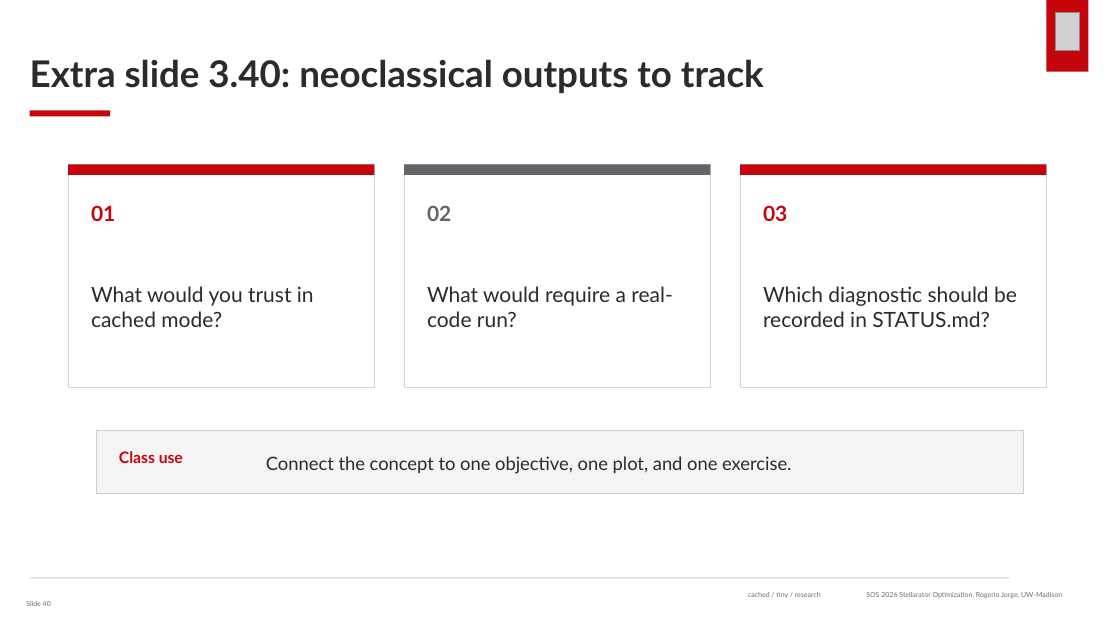
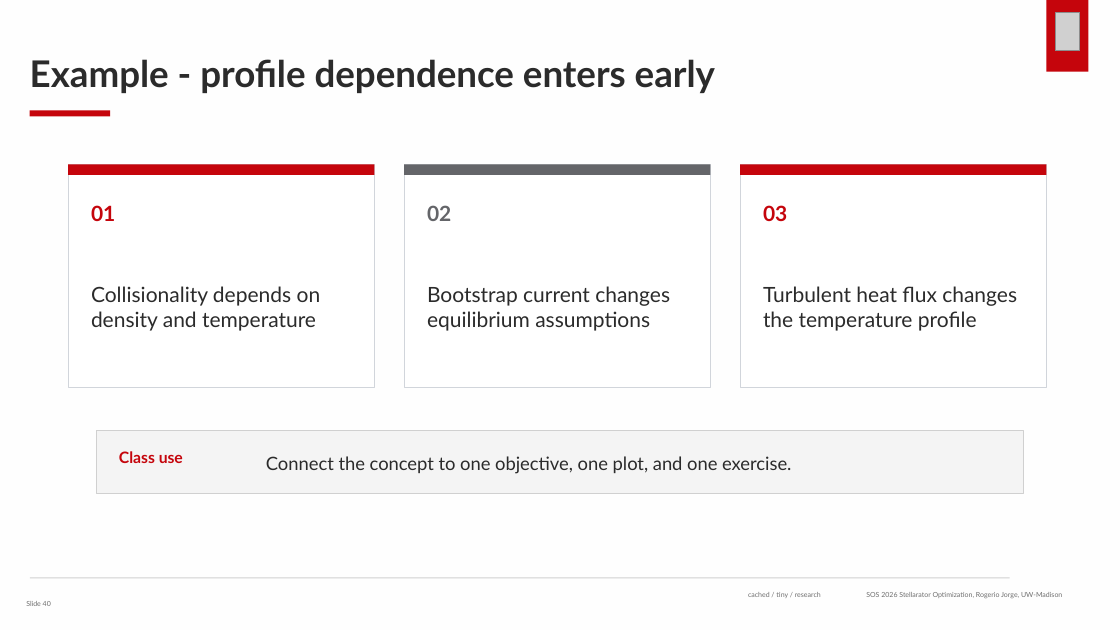
Before and after one commit to rogeriojorge/sos2026-rjorge-stellarator-optimization, a slide deck: slide 40 of slides/pptx/lecture_3_transport_turbulence_metrics.pptx. Drawn at 1120x630 pixels with LibreOffice and Linux fonts; fonts in the diff are those of the drawing; grey boxes stand for pictures. Boxes give left, top, right and bottom in pixels: in the first picture for what was removed or moved away, otherwise in the second. Text is boxed around its words. In the diff, an @@ line names an element or a change of style, - is before the commit and + after.

```diff
--- a/slides/pptx/lecture_3_transport_turbulence_metrics.pptx
+++ b/slides/pptx/lecture_3_transport_turbulence_metrics.pptx
@@ rectangle added at (0,0,1120,630), fill #FEFEFE @@
@@ text at (30,59,715,93): text changed @@
-Extra slide 3.40: neoclassical outputs to track
+Example - profile dependence enters early
@@ text at (91,286,321,331): text changed @@
-What would you trust in cached mode?
+Collisionality depends on density and temperature
@@ text at (427,286,670,331): text changed @@
-What would require a real-code run?
+Bootstrap current changes equilibrium assumptions
@@ text at (763,286,1017,331): text changed @@
-Which diagnostic should be recorded in STATUS.md?
+Turbulent heat flux changes the temperature profile
```
Also in this commit, not shown: 28 other slides changed, 11 slides added, 11 slides removed, 38 other files.
